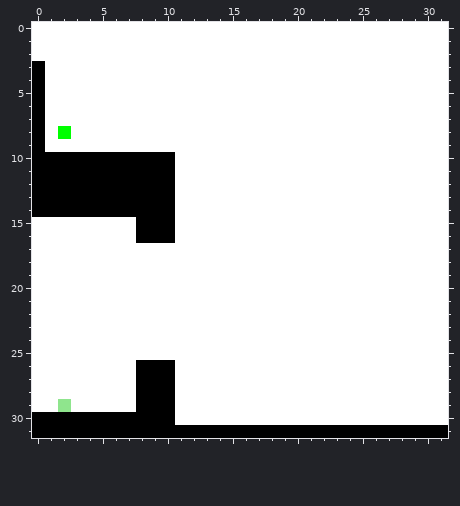
Pixel-art sprite: Assets/Assets/LevelsImage/world_test_03.png. This is how it looked before the edit.
The file is 32x32 pixels.
After:
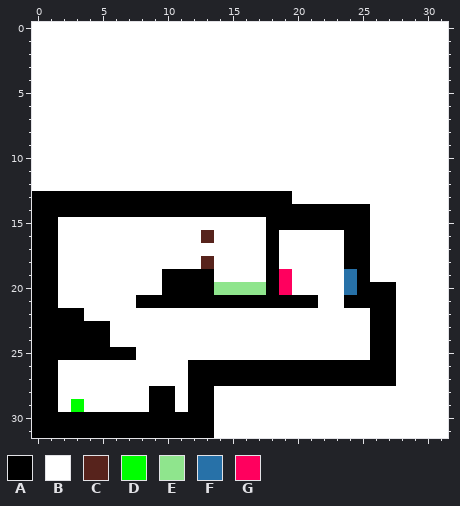
Palette (. is transparent): A #000000  B #ffffff  C #57231c  D #00ff00  E #8fe58d  F #2771a8  G #ff005e
What changed:
y 3..7: x 0 A -> B
y 8: x 0 A -> B; x 2 D -> B
y 9: x 0 A -> B
y 10..12: x 0..10 AAAAAAAAAAA -> BBBBBBBBBBB
y 13: x 11..19 BBBBBBBBB -> AAAAAAAAA
y 14: x 11..25 BBBBBBBBBBBBBBB -> AAAAAAAAAAAAAAA
y 15: x 0..1 BB -> AA; x 8..10 AAA -> BBB; x 18..25 BBBBBBBB -> AAAAAAAA
y 16: x 0..1 BB -> AA; x 8..10 AAA -> BBB; x 13 B -> C; x 18 B -> A; x 24..25 BB -> AA
y 17: x 0..1 BB -> AA; x 18 B -> A; x 24..25 BB -> AA
y 18: x 0..1 BB -> AA; x 13 B -> C; x 18 B -> A; x 24..25 BB -> AA
y 19: x 0..1 BB -> AA; x 10..13 BBBB -> AAAA; x 18..19 BB -> AG; x 24..25 BB -> FA
y 20: x 0..1 BB -> AA; x 10..19 BBBBBBBBBB -> AAAAEEEEAG; x 24..27 BBBB -> FAAA
y 21: x 0..1 BB -> AA; x 8..21 BBBBBBBBBBBBBB -> AAAAAAAAAAAAAA; x 24..27 BBBB -> AAAA
y 22: x 0..3 BBBB -> AAAA; x 26..27 BB -> AA
y 23..24: x 0..5 BBBBBB -> AAAAAA; x 26..27 BB -> AA
y 25: x 0..7 BBBBBBBB -> AAAAAAAA; x 26..27 BB -> AA
y 26..27: x 0..1 BB -> AA; x 8..10 AAA -> BBB; x 12..27 BBBBBBBBBBBBBBBB -> AAAAAAAAAAAAAAAA
y 28: x 0..1 BB -> AA; x 8 A -> B; x 12..13 BB -> AA
y 29: x 0..3 BBEB -> AABD; x 8 A -> B; x 12..13 BB -> AA
y 30: x 11..13 BBB -> AAA
y 31: x 14..31 AAAAAAAAAAAAAAAAAA -> BBBBBBBBBBBBBBBBBB
